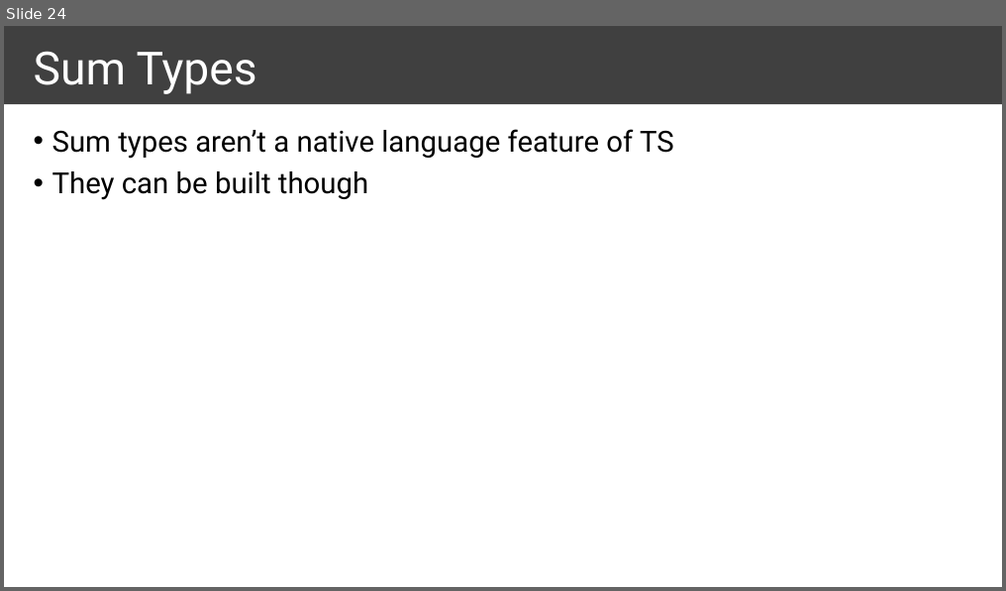
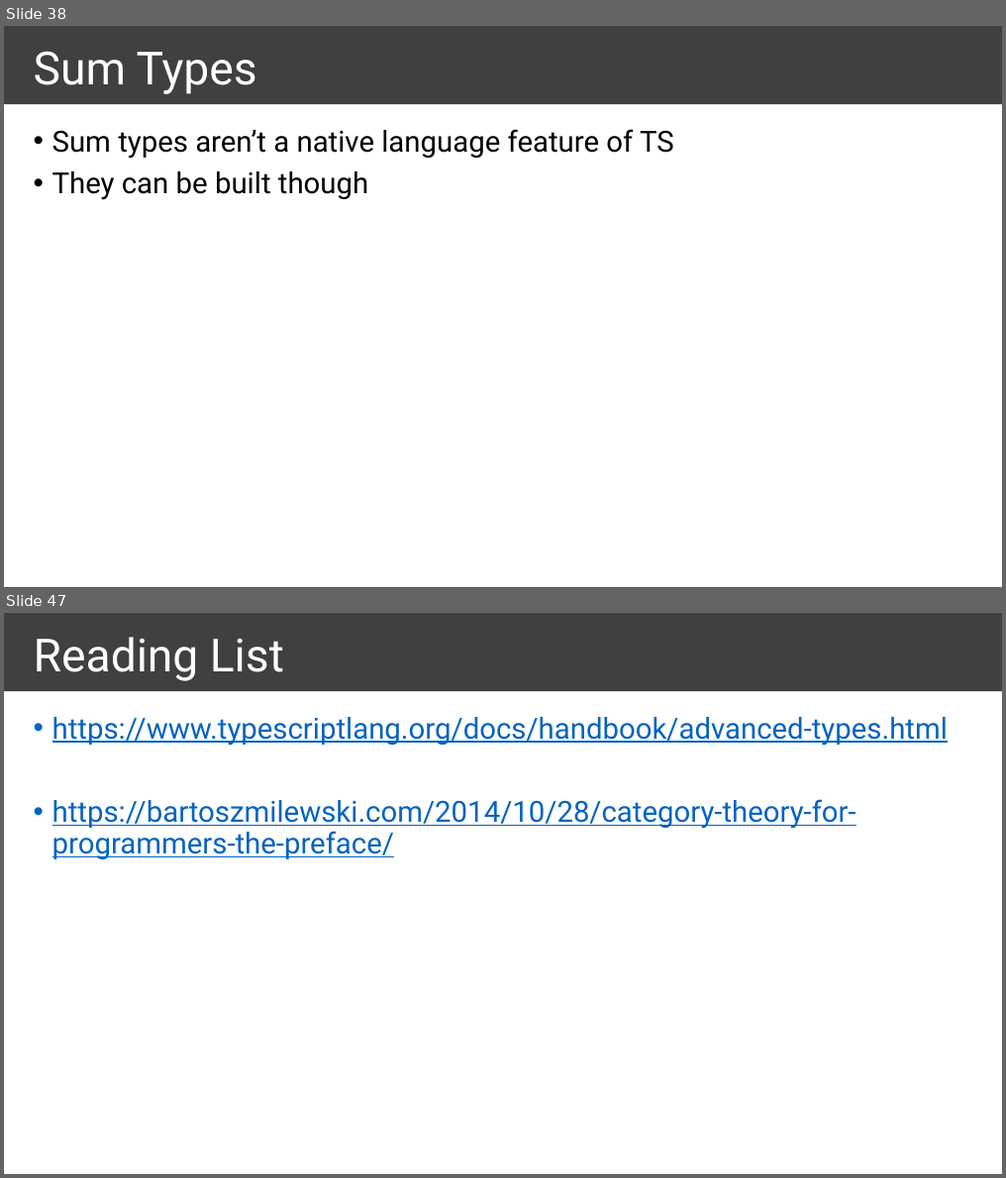
Before and after one commit to ymekesser/a-type-of-magic-presentation, a slide deck: a-type-of-magic.pptx. Shown one above the other, each under a label of ours: slide 24 before the commit, slides 38 and 47 after it; the slides between them are not shown. The pictures are 1006x591 and 1006x1178 pixels, drawn with LibreOffice and Linux fonts; fonts in the diff are those of the drawing. Boxes give left, top, right and bottom in pixels: in the first picture for what was removed or moved away, otherwise in the second. Text is boxed around its words. In the diff, an @@ line names an element or a change of style, - is before the commit and + after.

```diff
--- a/a-type-of-magic.pptx
+++ b/a-type-of-magic.pptx
@@ slide 47 added at bbox=[4, 613, 1002, 1174], background #FFFFFF; not listed: 1 template element that a slide beside it also shows @@
@@ title added at bbox=[34, 637, 284, 681], 44 pt, text #FFFFFF @@
+Reading List
@@ text added at bbox=[53, 717, 947, 860], 28 pt, text #0563C1, underline @@
+• https://www.typescriptlang.org/docs/handbook/advanced-types.html
+• https://bartoszmilewski.com/2014/10/28/category-theory-for-programmers-the-preface/
@@ what was slide 24 is now slide 38 @@
```
Also in this commit, not shown: 11 slides changed, 21 other slides added, 7 other files.
